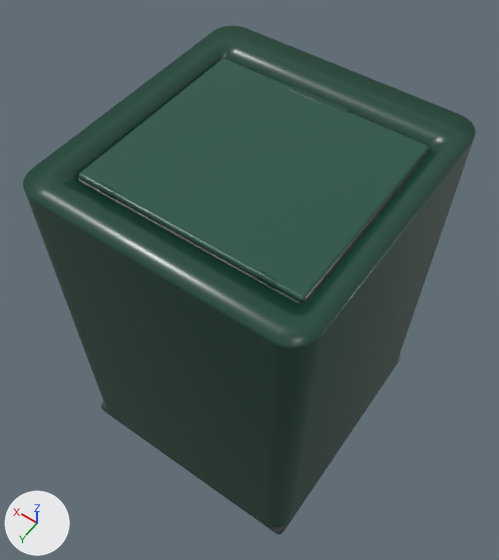
The glTF model public/items/temu-rolling-bin/TemuRollingBin.glb as it was, and as the next commit left it.
One viewpoint serves both versions: a 50 mm camera at (-0.204, 0.295, 0.669) aimed at (0.014, -0.011, 0.188). Every picture has the same lights, and +X, +Y and +Z are marked at lower left. The older version comes first. Where no turn or scale is listed for an object, it has been applied to the vertices.

Names of what the first picture shows: 'Finger recess', 'Green rounded body with inner walls', 'Inset push lid', 'Lid pivot', 'Lid pivot.001', 'Lid recessed shadow seam' and 1 more.
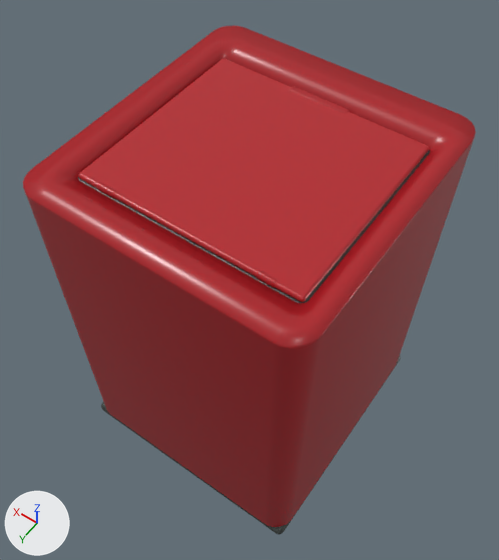
What changed in the scene script:
```text
Add mat_red_moulded_polypropylene:
    mat_red_moulded_polypropylene = principled_material('Red moulded polypropylene')
    mat_red_moulded_polypropylene.base_color = (0.42, 0.012, 0.018)  # red #ad1d24
    mat_red_moulded_polypropylene.roughness = 0.3
Add mat_red_inset_lid:
    mat_red_inset_lid = principled_material('Red inset lid')
    mat_red_inset_lid.base_color = (0.46, 0.018, 0.024)  # red #b5242b
    mat_red_inset_lid.roughness = 0.32
Change me_cube_007:
    where me_cube_007.from_pydata(...)  # 152 vertices, 300 faces; spans x -0.025..0.025, y -0.003..0.003, z -0.001..0.001
    remove me_cube_007.materials.append(mat_forest_green_moulded_polypropylene)  # dark green #1d4838
    add me_cube_007.materials.append(mat_red_moulded_polypropylene)  # red #ad1d24
Change me_hollow_injection_moulded_bin:
    where me_hollow_injection_moulded_bin.from_pydata(...)  # 180 vertices, 356 faces; spans x -0.113..0.113, y -0.119..0.119, z 0.044..0.35
    remove me_hollow_injection_moulded_bin.materials.append(mat_forest_green_moulded_polypropylene)  # dark green #1d4838
    add me_hollow_injection_moulded_bin.materials.append(mat_red_moulded_polypropylene)  # red #ad1d24
Change me_cube_006:
    where me_cube_006.from_pydata(...)  # 152 vertices, 300 faces; spans x -0.091..0.091, y -0.083..0.083, z -0.002..0.002
    remove me_cube_006.materials.append(mat_green_inset_lid)  # dark green #275545
    add me_cube_006.materials.append(mat_red_inset_lid)  # red #b5242b
Change me_cylinder_016:
    where me_cylinder_016.from_pydata(...)  # 256 vertices, 508 faces; spans x -0.007..0.007, y -0.003..0.003, z -0.003..0.003
    remove me_cylinder_016.materials.append(mat_forest_green_moulded_polypropylene)  # dark green #1d4838
    add me_cylinder_016.materials.append(mat_red_moulded_polypropylene)  # red #ad1d24
Change me_cylinder_017:
    where me_cylinder_017.from_pydata(...)  # 256 vertices, 508 faces; spans x -0.007..0.007, y -0.003..0.003, z -0.003..0.003
    remove me_cylinder_017.materials.append(mat_forest_green_moulded_polypropylene)  # dark green #1d4838
    add me_cylinder_017.materials.append(mat_red_moulded_polypropylene)  # red #ad1d24
```

What differs and where, as boxes (x1, y1, x2, y2) in the pictures (499 x 560 px):
'Green rounded body with inner walls', recoloured (dark green to red): (23, 26, 476, 527) in both
'Inset push lid', recoloured (dark green to red): (78, 59, 429, 302) in both
'Finger recess', recoloured (dark green to red): (289, 86, 349, 114) in both
'Lid pivot', recoloured (dark green to red): (256, 270, 277, 288) in both
'Lid pivot.001', recoloured: (99, 183, 116, 198) in both
